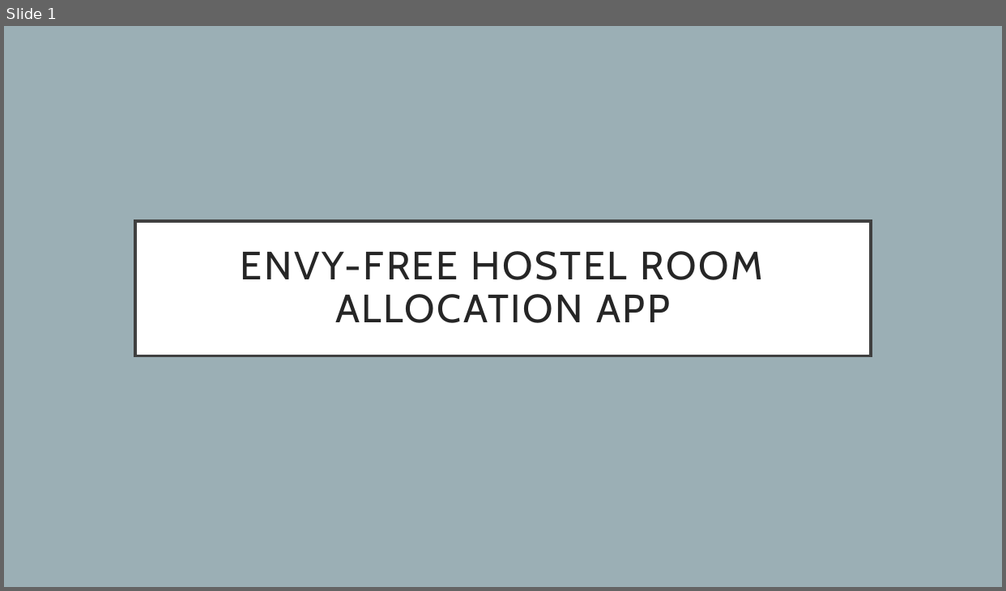
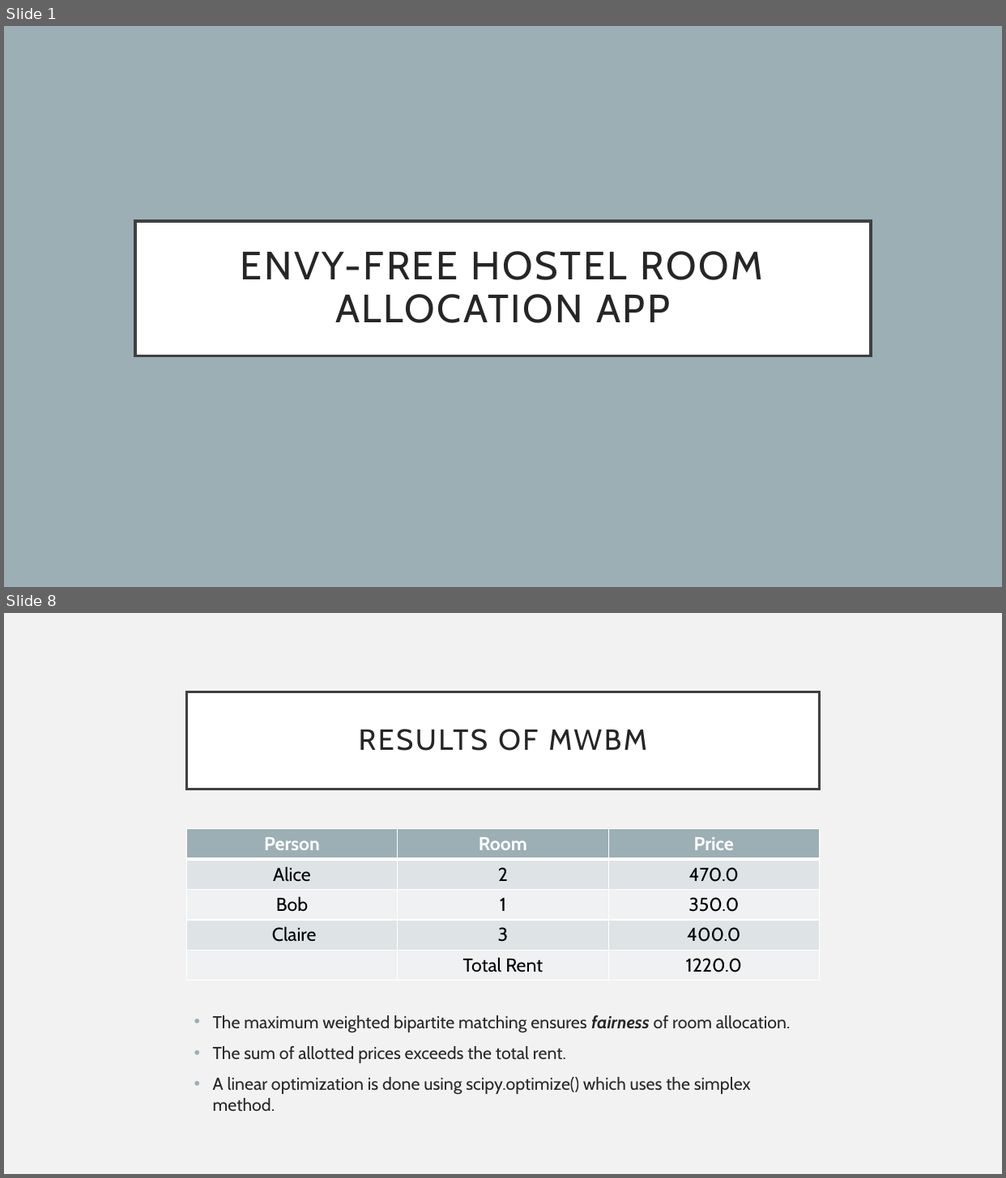
Before and after one commit to tanvinerkar/fair-rent-division, a slide deck: final-ppt.pptx. Shown one above the other, each under a label of ours: slide 1 before the commit, slides 1 and 8 after it; the slides between them are not shown. The pictures are 1006x591 and 1006x1178 pixels, drawn with LibreOffice and Linux fonts; fonts in the diff are those of the drawing. Boxes give left, top, right and bottom in pixels: in the first picture for what was removed or moved away, otherwise in the second. Text is boxed around its words. In the diff, an @@ line names an element or a change of style, - is before the commit and + after.

```diff
--- a/final-ppt.pptx
+++ b/final-ppt.pptx
@@ slide 8 added at (4, 613, 1002, 1174), background #F2F2F2 @@
@@ title added at (187, 692, 819, 789), fill #FFFFFF, outline #404040 2.5 pt, 28 pt, text #262626 @@
+RESULTS OF MWBM
@@ table added at (187, 828, 820, 981), 5 rows, 3 columns @@
+Person | Room | Price
+Alice | 2 | 470.0
+Bob | 1 | 350.0
+Claire | 3 | 400.0
+ | Total Rent | 1220.0
@@ text added at (213, 1016, 791, 1095), 16.6 pt, text #262626 @@
+• The maximum weighted bipartite matching ensures fairness of room allocation.
+• The sum of allotted prices exceeds the total rent.
+• A linear optimization is done using scipy.optimize() which uses the simplex method.
```
Also in this commit, not shown: 7 slides changed, 6 other slides added, 1 slide removed, 7 other files.
